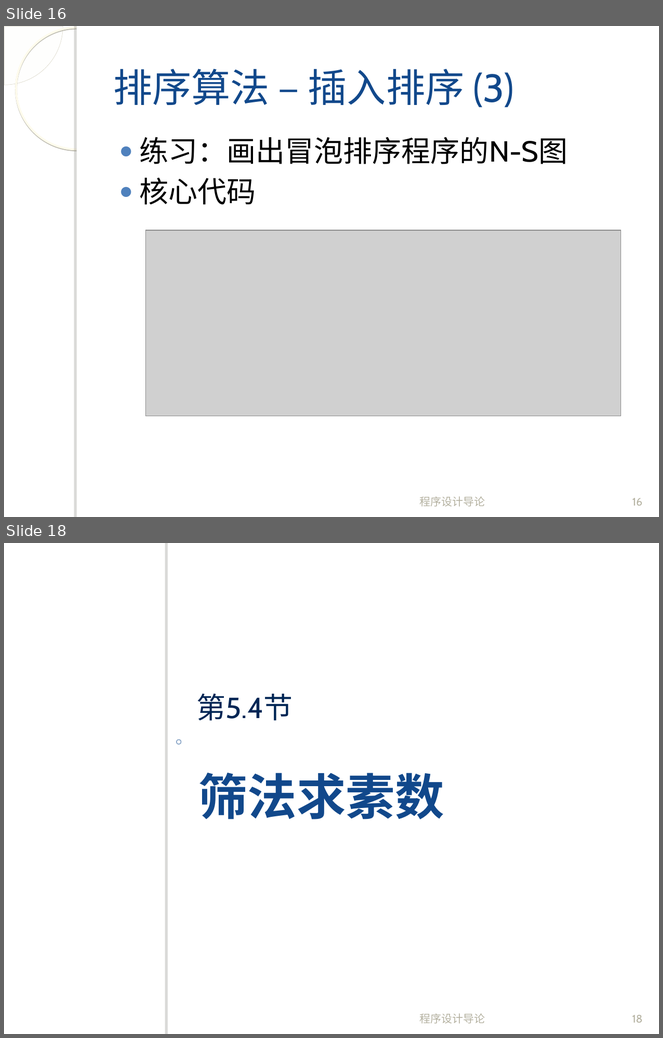
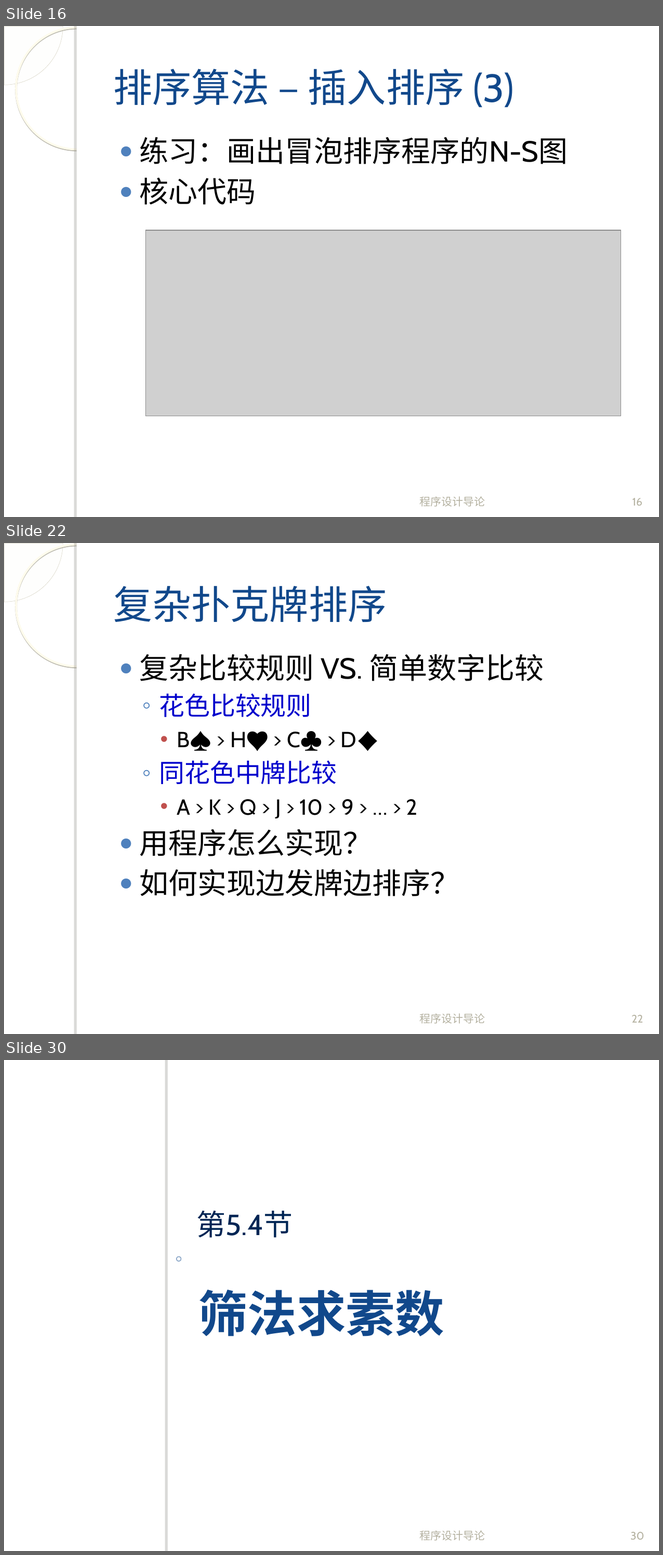
Before and after one commit to fanju1984/introduction-to-programming, a slide deck: introduction-to-programming/slides/2017/05-Array-2.ppt. Shown one above the other, each under a label of ours: slides 16 and 18 before the commit, slides 16, 22 and 30 after it; the slides between them are not shown. The pictures are 663x1038 and 663x1555 pixels, drawn with LibreOffice and Linux fonts; fonts in the diff are those of the drawing; grey boxes stand for pictures; background and template pictures are left out. Boxes give left, top, right and bottom in pixels: in the first picture for what was removed or moved away, otherwise in the second. Text is boxed around its words. In the diff, an @@ line names an element or a change of style, - is before the commit and + after.

```diff
--- a/introduction-to-programming/slides/2017/05-Array-2.ppt
+++ b/introduction-to-programming/slides/2017/05-Array-2.ppt
@@ slide 22 added at (4,543,659,1034), background picture (left out); not listed: 4 template elements that a slide beside it also shows @@
@@ title added at (113,586,387,622), 43 pt, text #11488B @@
+复杂扑克牌排序
@@ text added at (139,654,544,897), 32 pt, text #000000 @@
+● 复杂比较规则 VS. 简单数字比较
+  ◦ 花色比较规则
+    • B♠️ > H♥️ > C♣️ > D♦️
+  ◦ 同花色中牌比较
+    • A > K > Q > J > 10 > 9 > … > 2
+● 用程序怎么实现？
+● 如何实现边发牌边排序？
@@ text added at (420,1014,486,1024), 12 pt, text #B4B1A0 @@
+程序设计导论
@@ page number added at (632,1015,643,1023), 12 pt, text #B4B1A0 @@
+22
@@ what was slide 18 is now slide 30 @@
@@ page number at (631,1532,644,1540): text changed @@
-18
+30
```
Also in this commit, not shown: 1 slide changed, 12 other slides added.
